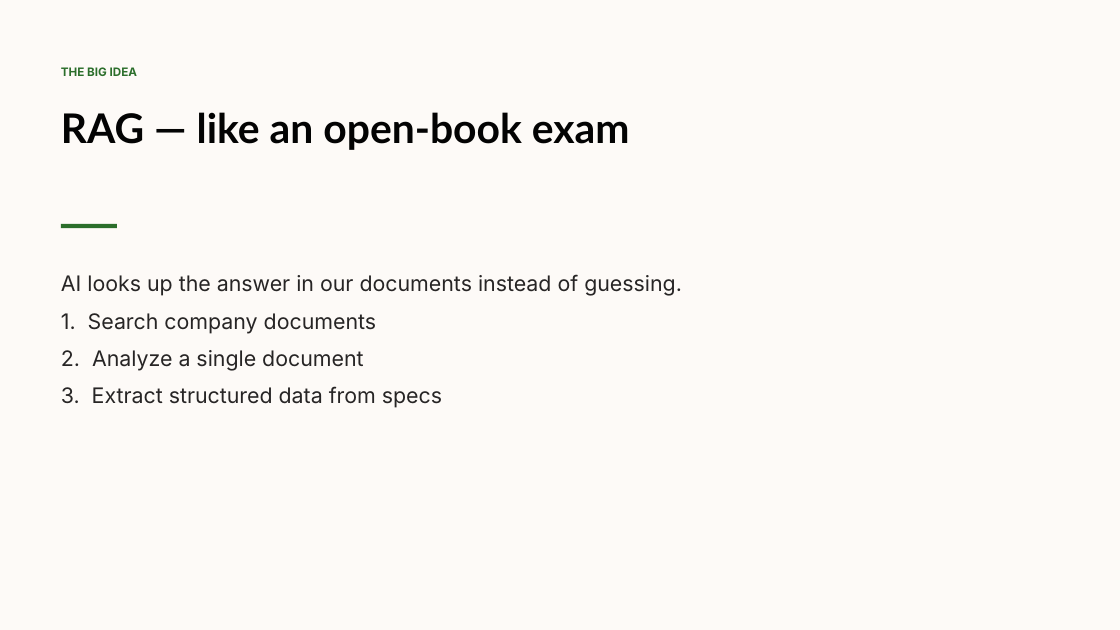
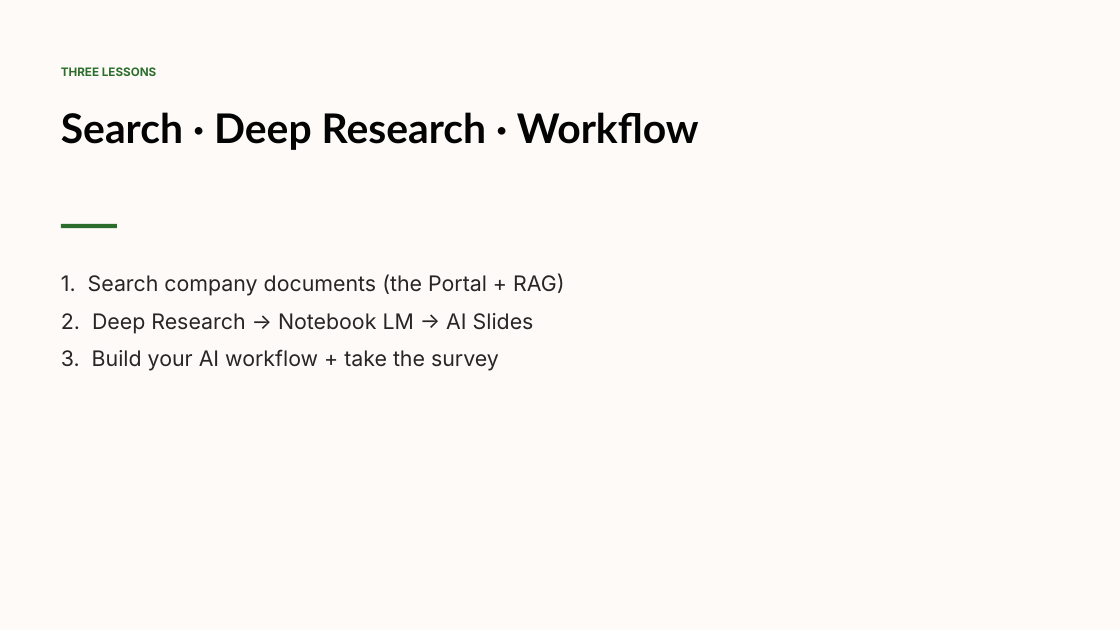
Before and after one commit to psun-jaycashman/cashman-ai-training, a slide deck: slide 2 of docs/video-scripts/slides/pptx/module-6/module-6-intro.pptx. Drawn at 1120x630 pixels with LibreOffice and Linux fonts; fonts in the diff are those of the drawing. Boxes give left, top, right and bottom in pixels: in the first picture for what was removed or moved away, otherwise in the second. Text is boxed around its words. In the diff, an @@ line names an element or a change of style, - is before the commit and + after.

Commit message:
Update Module 6 to 'Research' and remove Module 8
Revamps Module 6 materials to focus on Document Processing and Research (instructor changed to Wes), updating lesson scripts, slide outlines, and the module intro to reflect a Deep Research → Notebook LM → AI Slides pipeline and new lesson names/activities. Removes Module 8 lesson and intro files and associated slide assets, and renames/moves a couple of PPTX decks from module-8 into module-6 (with several obsolete module-6/module-8 pptx files deleted). Also updates slides README to reflect the new deck names and adjusts slides content for module-6; regenerator script (scripts/generate-slide-decks.py) was modified accordingly. A temporary ~$ PPTX file was added by the editor.

```diff
--- a/docs/video-scripts/slides/pptx/module-6/module-6-intro.pptx
+++ b/docs/video-scripts/slides/pptx/module-6/module-6-intro.pptx
@@ text at [61, 67, 156, 76]: text changed @@
-THE BIG IDEA
+THREE LESSONS
@@ text at [61, 112, 699, 150]: text changed @@
-RAG — like an open-book exam
+Search · Deep Research · Workflow
@@ text at [61, 273, 564, 371]: text changed @@
-AI looks up the answer in our documents instead of guessing.
-1. Search company documents
-2. Analyze a single document
-3. Extract structured data from specs
+1. Search company documents (the Portal + RAG)
+2. Deep Research → Notebook LM → AI Slides
+3. Build your AI workflow + take the survey
```
Also in this commit, not shown: 1 other slide changed, 1 slide added, 39 other files.
